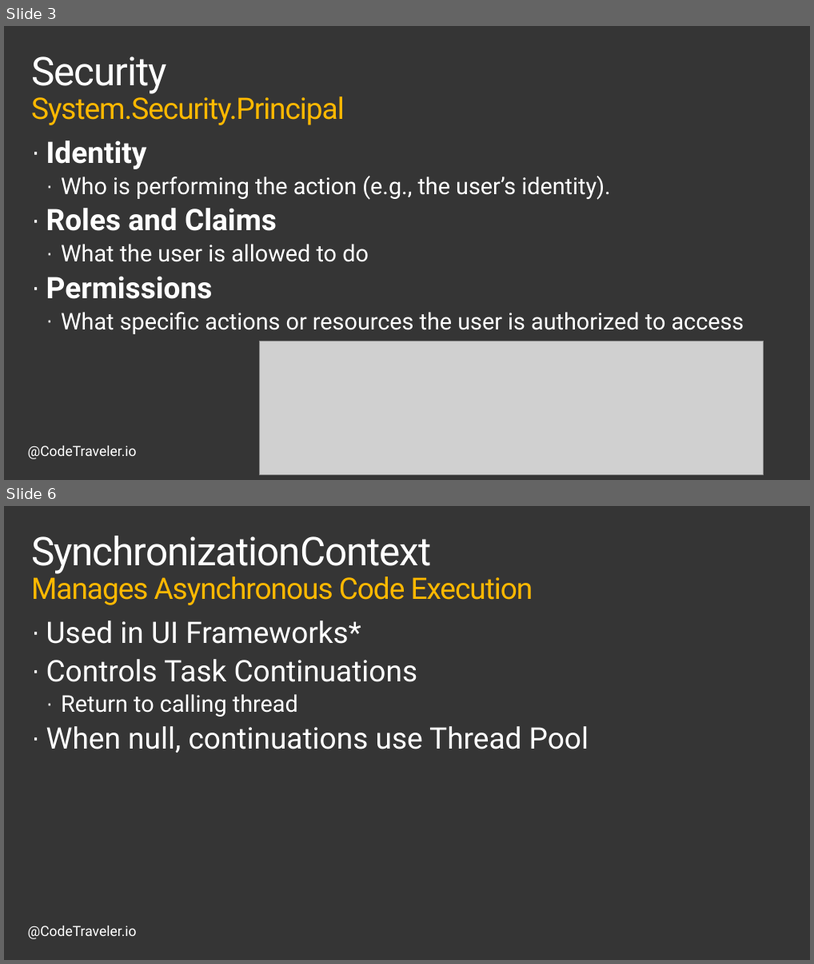
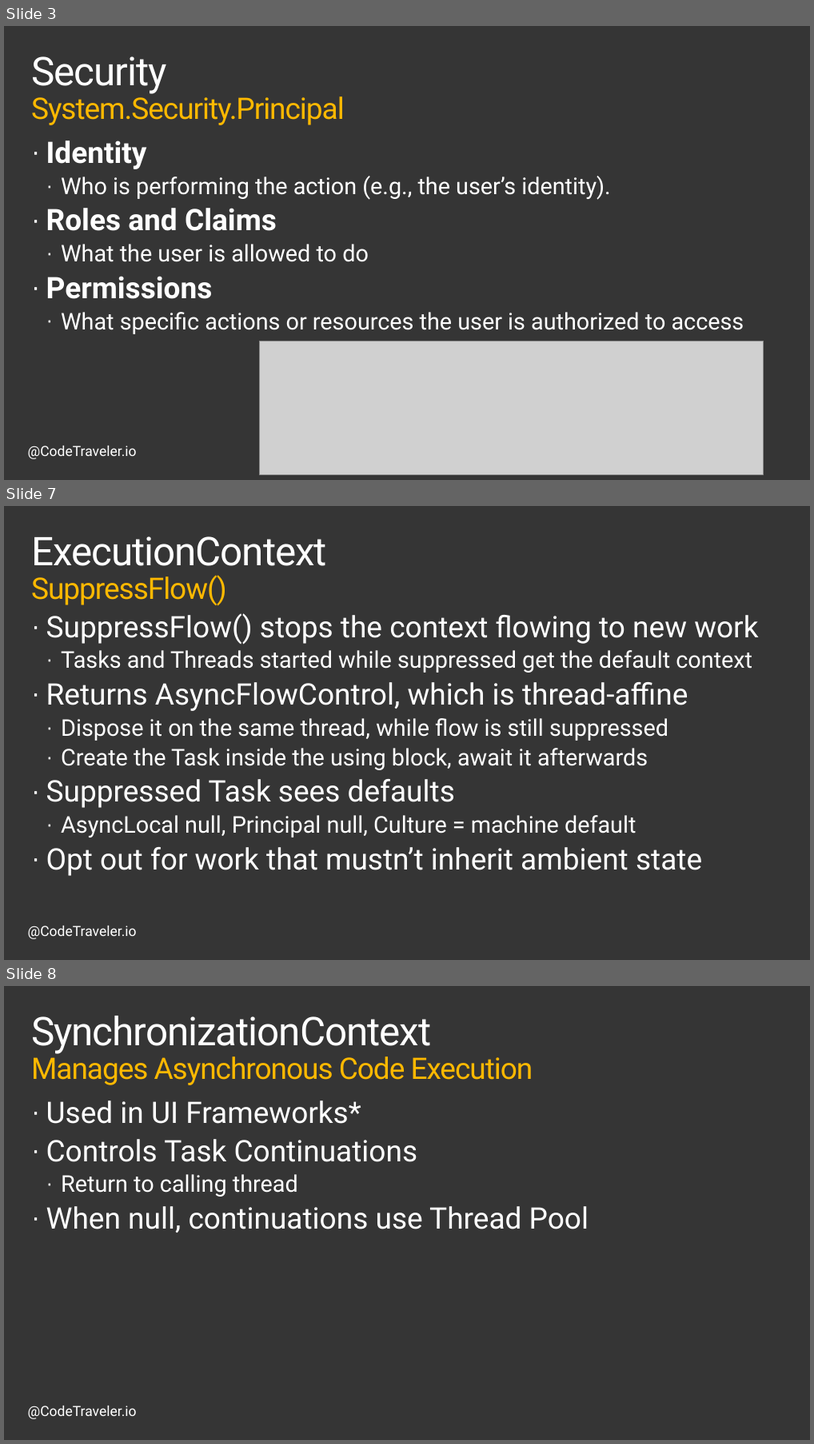
Before and after one commit to TheCodeTraveler/BecomeAnExpertWithAsyncAwait, a slide deck: 3. .NET Internals/Internals.pptx. Shown one above the other, each under a label of ours: slides 3 and 6 before the commit, slides 3, 7 and 8 after it; the slides between them are not shown. The pictures are 814x964 and 814x1444 pixels, drawn with LibreOffice and Linux fonts; fonts in the diff are those of the drawing; grey boxes stand for pictures; background and template pictures are left out. Boxes give left, top, right and bottom in pixels: in the first picture for what was removed or moved away, otherwise in the second. Text is boxed around its words. In the diff, an @@ line names an element or a change of style, - is before the commit and + after.

```diff
--- a/3. .NET Internals/Internals.pptx
+++ b/3. .NET Internals/Internals.pptx
@@ slide 7 added at [4,506,810,960], background #353535; not listed: 1 template element that a slide beside it also shows @@
@@ title added at [31,536,327,606], 48 pt, text #FFFFFF @@
+ExecutionContext
+SuppressFlow()
@@ text added at [46,613,758,876], 28 pt, text #FFFFFF @@
+· SuppressFlow() stops the context flowing to new work
+  · Tasks and Threads started while suppressed get the default context
+· Returns AsyncFlowControl, which is thread-affine
+  · Dispose it on the same thread, while flow is still suppressed
+  · Create the Task inside the using block, await it afterwards
+· Suppressed Task sees defaults
+  · AsyncLocal null, Principal null, Culture = machine default
+· Opt out for work that mustn’t inherit ambient state
@@ what was slide 6 is now slide 8 @@
```
Also in this commit, not shown: 2 slides changed, 4 other slides added.
